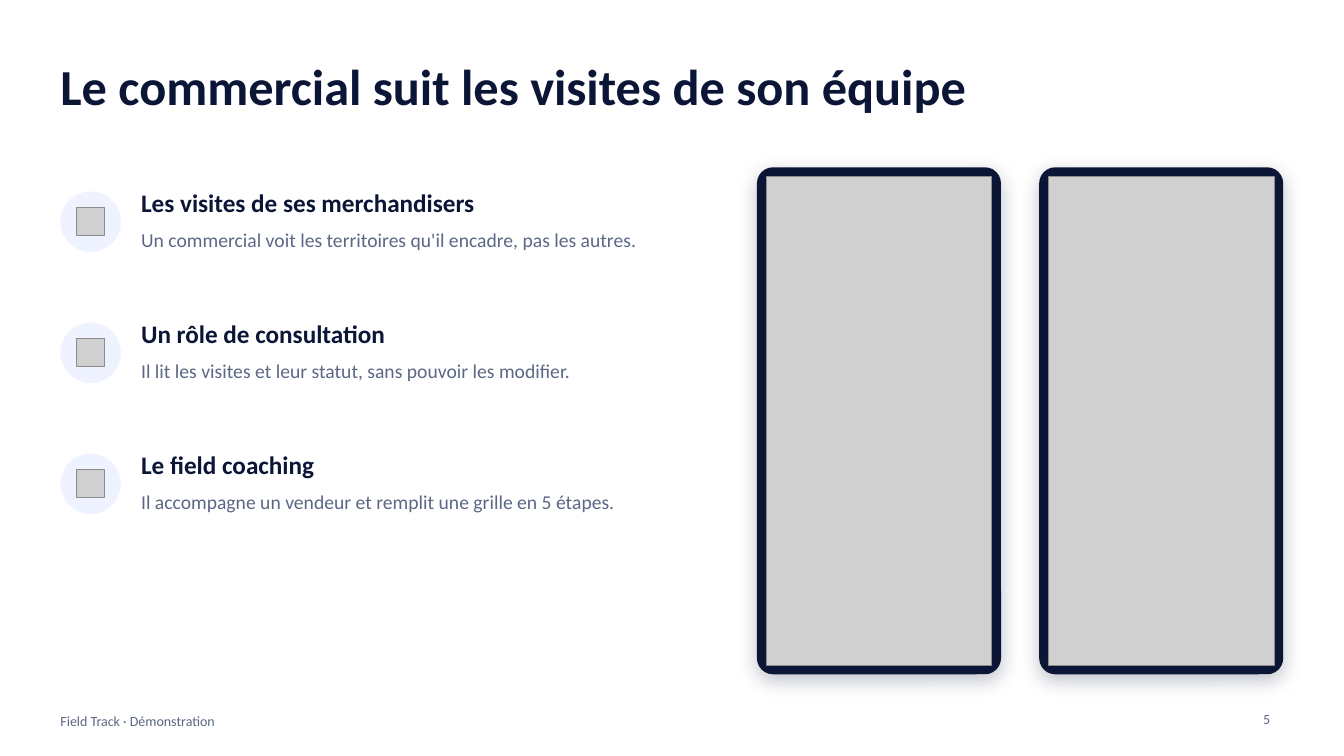
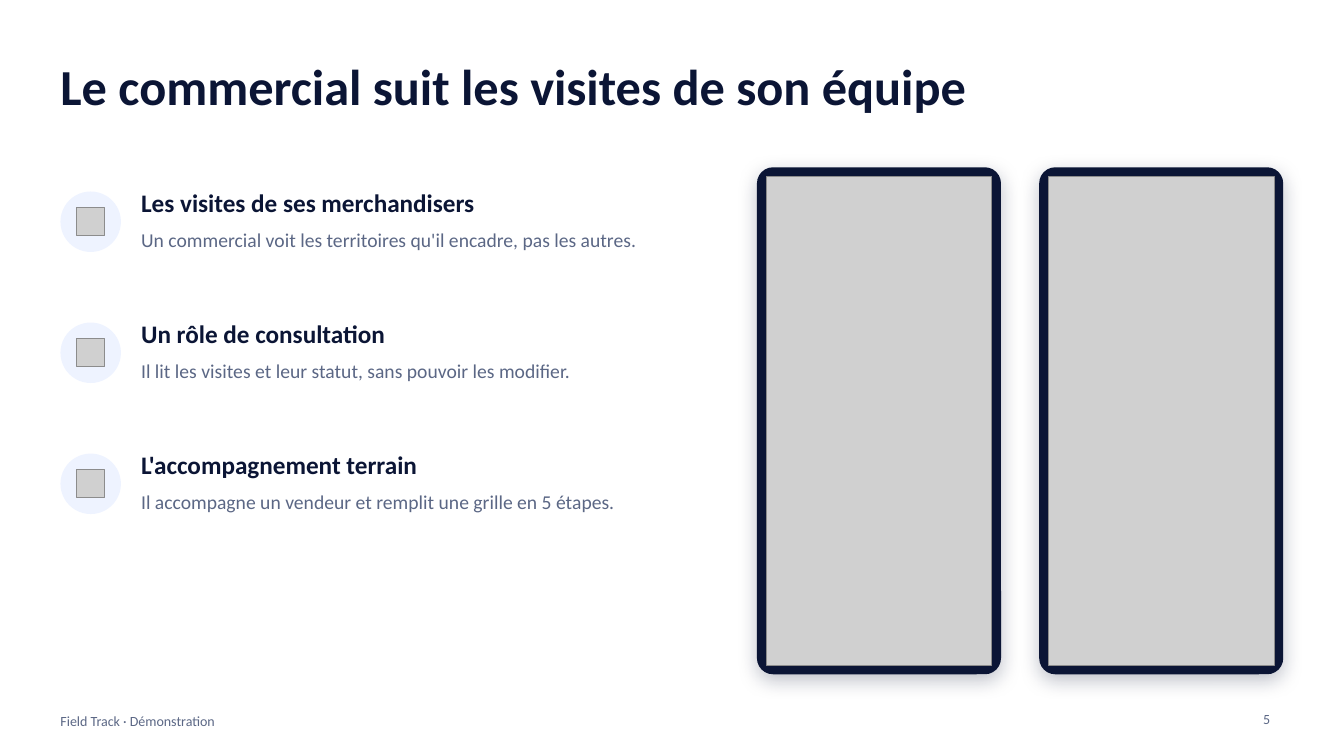
Before and after one commit to jhouedanou/frieslandv3, a slide deck: slide 5 of docs/DEMO-FIELD-TRACK.pptx. Drawn at 1344x756 pixels with LibreOffice and Linux fonts; fonts in the diff are those of the drawing; grey boxes stand for pictures. Boxes give left, top, right and bottom in pixels: in the first picture for what was removed or moved away, otherwise in the second. Text is boxed around its words. In the diff, an @@ line names an element or a change of style, - is before the commit and + after.

```diff
--- a/docs/DEMO-FIELD-TRACK.pptx
+++ b/docs/DEMO-FIELD-TRACK.pptx
@@ text at (141,456,417,479): text changed @@
-Le field coaching
+L'accompagnement terrain
```
Also in this commit, not shown: 6 other slides changed.
